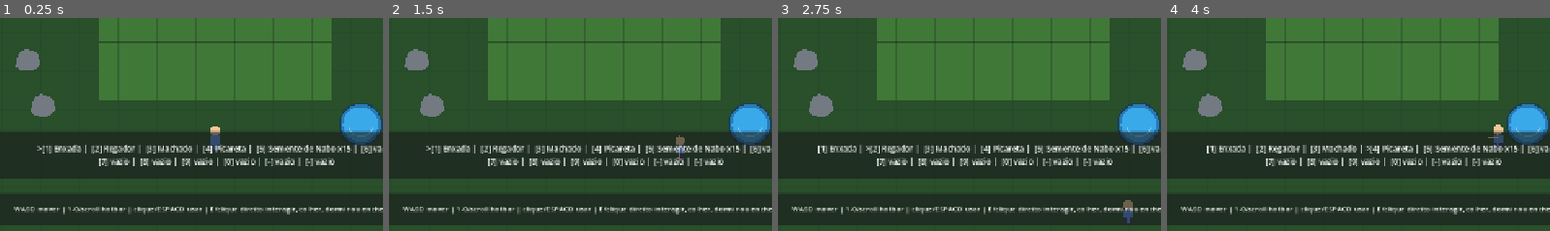
Above: before the commit, frames 1-4 (left to right).
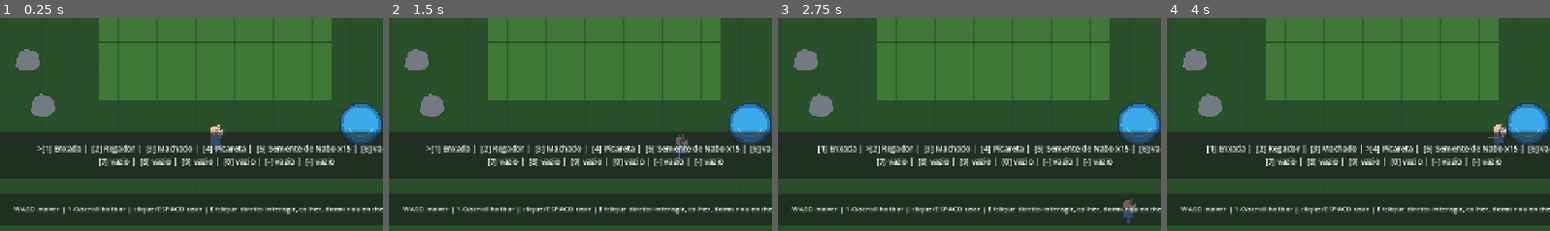
Above: after the commit, the same moments.

Repository: HelioConde/GameSlime
Game: Godot game, scene res://scenes/world/main.tscn
Same seed, same stepped clock (60 frames per second), same inputs: the game is played once before the commit and once after it.
Inputs (mouse positions are % of the whole screen's width and height, from its top left):
- Up to frame 1 (0.25 s): no input
- Up to frame 2 (1.5 s): tap Enter at 0.5 s; move the mouse to (72, 45) at 0.52 s; hold D 0.53-1.28 s; tap E at 0.6 s; click (72, 45) at 0.67 s; tap Space at 0.77 s; move the mouse to (30, 55) at 1.27 s; hold S from 1.28 s (still down); tap 1 at 1.35 s
- Up to frame 3 (2.75 s): tap Space at 1.52 s; move the mouse to (60, 28) at 2.02 s; release S at 2.03 s; hold D from 2.03 s (still down); tap 2 at 2.1 s
- Up to frame 4 (4 s): move the mouse to (45, 70) at 2.77 s; release D at 2.78 s; hold W 2.78-3.53 s; tap 3 at 2.85 s; click (45, 70) at 2.92 s; tap Space at 3.02, 3.77 s; move the mouse to (80, 65) at 3.52 s; hold A from 3.53 s (still down); tap 4 at 3.6 s
The pictures show only the part of the screen within x 22-72%, y 50-100%; the shares and areas given below are measured in that part.

The runs differ from the first frame. In frame 1, less than 0.1% of the frame differs, in the area x 56-59%, y 50-58%; in frame 2, less than 0.1%; in frame 3, less than 0.1%; in frame 4, less than 0.1%.

Commit message:
feat: use Sprout Lands player sprite

Diff:
--- a/scenes/player/player.tscn
+++ b/scenes/player/player.tscn
@@ -12,6 +12,7 @@
 [ext_resource type="Resource" path="res://resources/items/pickaxe.tres" id="10_pickaxe"]
 [ext_resource type="Resource" path="res://resources/items/wood.tres" id="11_wood"]
 [ext_resource type="Resource" path="res://resources/items/stone.tres" id="12_stone"]
+[ext_resource type="Texture2D" path="res://assets/sprout_lands/characters/player_actions.png" id="13_player_texture"]
 
 [sub_resource type="CapsuleShape2D" id="Capsule_player"]
 radius = 8.0
@@ -28,6 +29,13 @@
 starter_crop_item = ExtResource("8_crop")
 wood_item = ExtResource("11_wood")
 stone_item = ExtResource("12_stone")
+
+[node name="Visual" type="Sprite2D" parent="."]
+position = Vector2(0, -7)
+texture = ExtResource("13_player_texture")
+hframes = 3
+vframes = 12
+frame = 0
 
 [node name="CollisionShape2D" type="CollisionShape2D" parent="."]
 position = Vector2(0, 4)
Not shown: 1 places in scenes/player/player.tscn that only renumber resources
